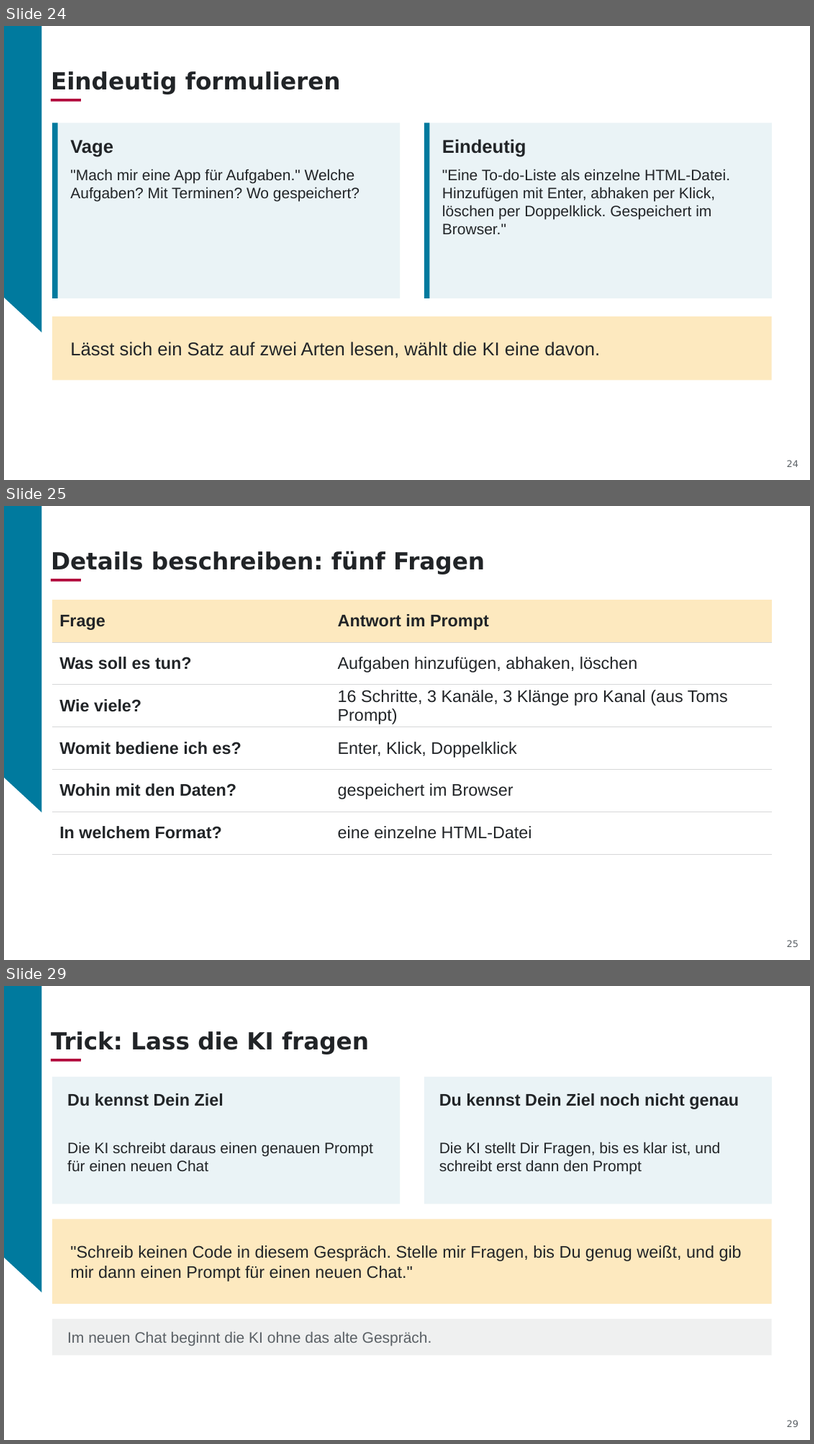
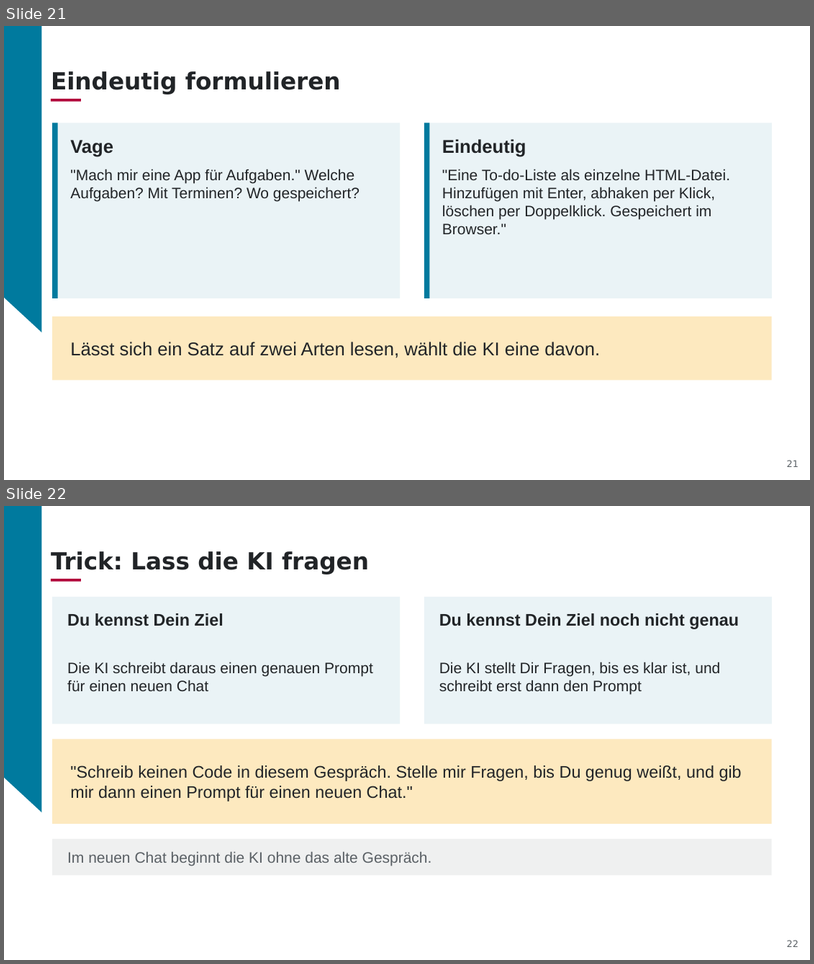
Before and after one commit to aihpi/workshop-rapid-prototyping, a slide deck: slides/01_workshop_rapid_prototyping_DE.pptx. Shown one above the other, each under a label of ours: slides 24, 25 and 29 before the commit, slides 21 and 22 after it; the slides between them are not shown. The pictures are 814x1444 and 814x964 pixels, drawn with LibreOffice and Linux fonts; fonts in the diff are those of the drawing; background and template pictures are left out. Boxes give left, top, right and bottom in pixels: in the first picture for what was removed or moved away, otherwise in the second. Text is boxed around its words. In the diff, an @@ line names an element or a change of style, - is before the commit and + after.

```diff
--- a/slides/01_workshop_rapid_prototyping_DE.pptx
+++ b/slides/01_workshop_rapid_prototyping_DE.pptx
@@ slide 25 removed at <box>4,506,810,960</box>, background #007A9E; not listed: 2 template elements that a slide beside it also shows @@
@@ title removed at <box>51,551,485,574</box> @@
-Details beschreiben: fünf Fragen
@@ rectangle removed at <box>51,579,81,581</box> @@
@@ table removed at <box>52,600,772,854</box>, 6 rows, 2 columns @@
-Frage | Antwort im Prompt
-Was soll es tun? | Aufgaben hinzufügen, abhaken, löschen
-Wie viele? | 16 Schritte, 3 Kanäle, 3 Klänge pro Kanal (aus Toms Prompt)
-Womit bediene ich es? | Enter, Klick, Doppelklick
-Wohin mit den Daten? | gespeichert im Browser
-In welchem Format? | eine einzelne HTML-Datei
@@ page number removed at <box>787,939,799,947</box> @@
-25
@@ what was slide 24 is now slide 21 @@
@@ page number at <box>787,459,799,467</box>: text changed @@
-24
+21
@@ what was slide 29 is now slide 22 @@
@@ page number at <box>787,939,799,947</box>: text changed @@
-29
+22
```
Also in this commit, not shown: 7 slides changed, 6 slides added, 16 other slides removed, 1 other file.
